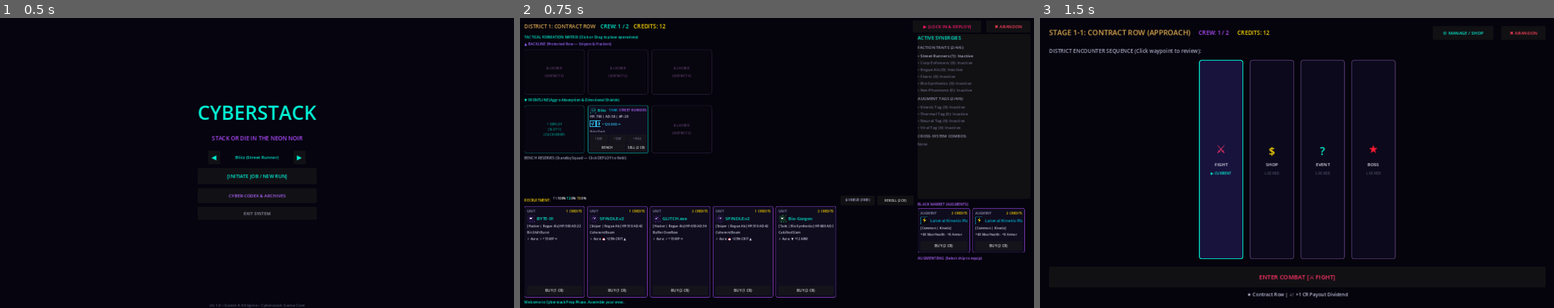
Above: before the commit, frames 1-3 (left to right).
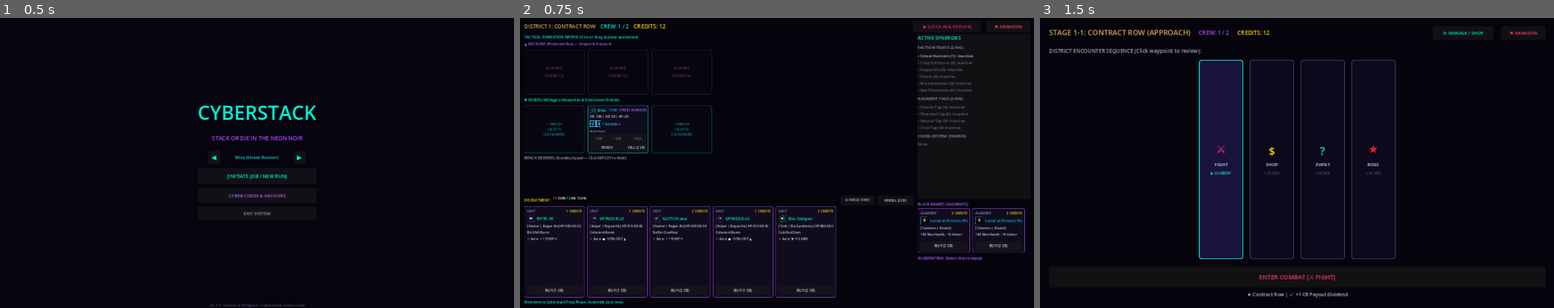
Above: after the commit, the same moments.

Repository: TheStickface/Cyberstack
Game: Godot game, scene res://src/ui/screens/Main.tscn
The game is run twice, just before and just after one commit, with the same random seed, the same clock (stepped at 60 frames per second) and the same inputs.
Inputs:
- Up to frame 1 (0.5 s): no input
- Up to frame 2 (0.75 s): click "[INITIATE JOB / NEW RUN]" at 0.5 s
- Up to frame 3 (1.5 s): click "▶ [LOCK IN & DEPLOY]" at 1.25 s

Frame 1 is identical in both runs. In frame 2, 0.2% of the frame differs, in the area x 25-38%, y 30-47%; in frame 3, nothing differs.

Commit message:
feat(tactical): unlock full 3-slot frontline in District 1 for immediate positioning diversity

Diff:
--- a/src/systems/CrewManager.gd
+++ b/src/systems/CrewManager.gd
@@ -34,23 +34,20 @@
 
 func is_slot_unlocked(slot_idx: int) -> bool:
 	match slot_idx:
-		0, 1: # Bottom Left, Bottom Center - Unlocked in District 1
+		0, 1, 2: # Bottom Left, Bottom Center, Bottom Right - Full Frontline unlocked in District 1
 			return true
-		2: # Bottom Right (Frontline Right) - Unlocks in District 2 (Crew cap expands to 4)
+		4: # Top Center (Backline Center) - Unlocks in District 2 (Crew cap expands to 4)
 			return current_district >= 2
-		4: # Top Center (Backline Center) - Unlocks in District 2
-			return current_district >= 2
-		3: # Top Left (Backline Left) - Unlocks in District 3
+		3: # Top Left (Backline Left) - Unlocks in District 3 (Crew cap expands to 5)
 			return current_district >= 3
-		5: # Top Right (Backline Right) - Unlocks in District 4
+		5: # Top Right (Backline Right) - Unlocks in District 4 (Crew cap expands to 6)
 			return current_district >= 4
 		_:
 			return false
 
 func get_slot_unlock_district(slot_idx: int) -> int:
 	match slot_idx:
-		0, 1: return 1
-		2: return 2
+		0, 1, 2: return 1
 		4: return 2
 		3: return 3
 		5: return 4
--- a/tests/test_tactical_grid.gd
+++ b/tests/test_tactical_grid.gd
@@ -42,16 +42,16 @@
 	var repo = DataRepoScript.new()
 	repo.load_all_data("res://data")
 
-	# District 1: Bottom Left (0) and Bottom Center (1) unlocked (Max crew 2). Slot 2 (Bottom Right) and Top row (3, 4, 5) locked.
+	# District 1: Full bottom row (0, 1, 2) unlocked (Max crew 2). Top row (3, 4, 5) locked.
 	var crew_d1 = CrewManager.new(1, repo)
 	_assert(crew_d1.is_slot_unlocked(0), "D1: Slot 0 (Bottom Left) should be unlocked")
 	_assert(crew_d1.is_slot_unlocked(1), "D1: Slot 1 (Bottom Center) should be unlocked")
-	_assert(not crew_d1.is_slot_unlocked(2), "D1: Slot 2 (Bottom Right) should be locked when crew max is 2")
+	_assert(crew_d1.is_slot_unlocked(2), "D1: Slot 2 (Bottom Right) should be unlocked for positioning diversity")
 	_assert(not crew_d1.is_slot_unlocked(4), "D1: Slot 4 (Top Center) should be locked")
 	_assert(not crew_d1.is_slot_unlocked(3), "D1: Slot 3 (Top Left) should be locked")
 	_assert(not crew_d1.is_slot_unlocked(5), "D1: Slot 5 (Top Right) should be locked")
 
-	# District 2: Bottom Right (Slot 2) and Top Center (Slot 4) unlock in D2 (Max crew 4)
+	# District 2: Top Center (Slot 4) unlocks in D2 (Max crew 4)
 	var crew_d2 = CrewManager.new(2, repo)
 	_assert(crew_d2.is_slot_unlocked(0) and crew_d2.is_slot_unlocked(1) and crew_d2.is_slot_unlocked(2), "D2: Bottom row should be unlocked")
 	_assert(crew_d2.is_slot_unlocked(4), "D2: Slot 4 (Top Center) must be unlocked")
